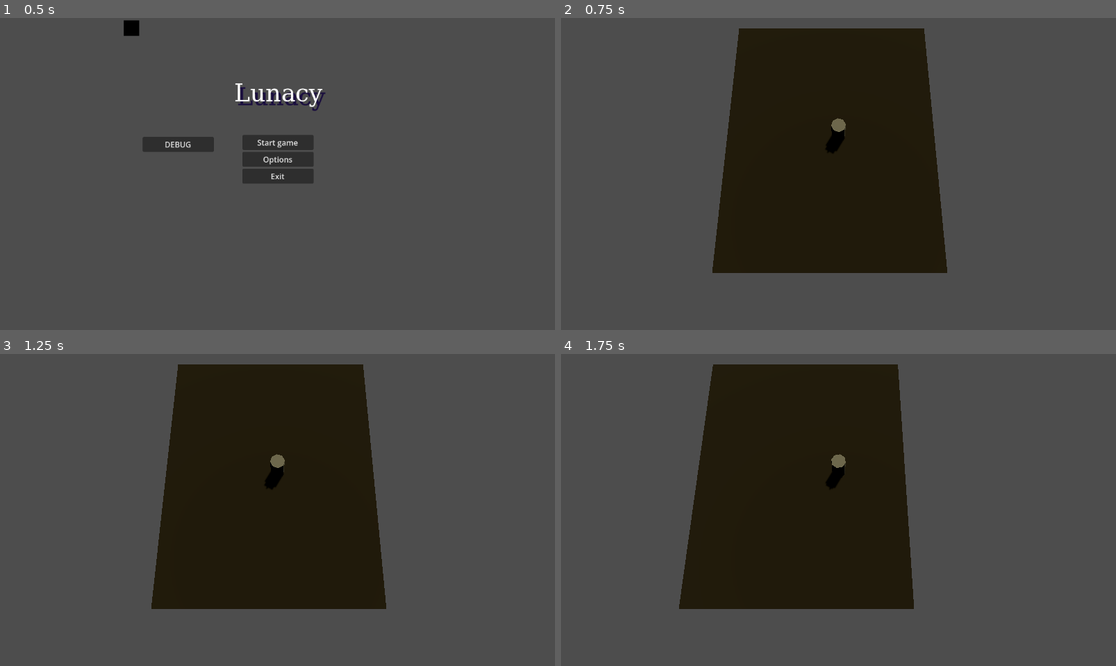
Above: before the commit, frames 1-4 (two rows, left to right).
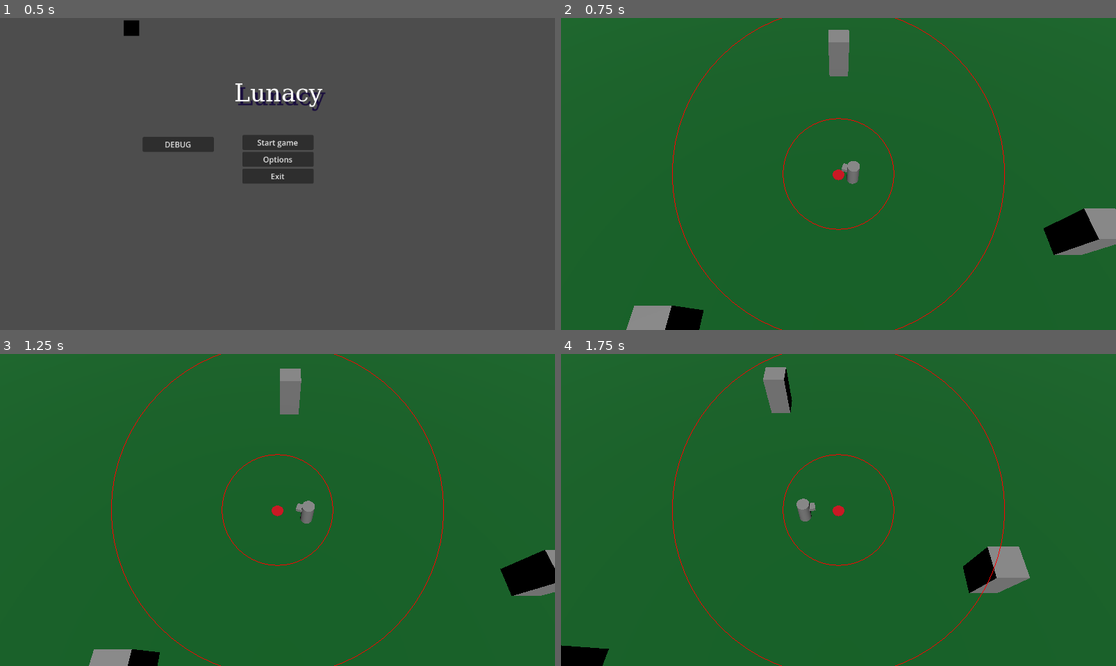
Above: after the commit, the same moments.

Repository: Sufforine/lunacy
Game: Godot game, scene res://scenes/main_menu.tscn
The game is run twice, just before and just after one commit, with the same random seed, the same clock (stepped at 60 frames per second) and the same inputs. Video files are missing from this copy of the repository; at most half a second of black plays in their place.
Inputs (mouse positions are in pixels of both pictures, inside the frame that each line leads up to):
- Up to frame 1 (0.5 s): no input
- Up to frame 2 (0.75 s): click "DEBUG" at 0.5 s
- Up to frame 3 (1.25 s): no input
- Up to frame 4 (1.75 s): move the mouse to (960, 494) at 1.27 s; hold D (move_right) from 1.28 s (still down); click (960, 494) at 1.42 s

Frame 1 is identical in both runs. In frame 2, 100% of the frame differs, in the area x 0-100%, y 0-100%; in frame 3, 100%; in frame 4, 100%.

Commit message:
camera from Duckov

Diff:
--- a/Scripts/Camera/camera.tscn
+++ b/Scripts/Camera/camera.tscn
@@ -1,15 +1,33 @@
-[gd_scene format=3 uid="uid://bl2yw82b40qvk"]
+[gd_scene load_steps=5 format=3 uid="uid://mmnrm4wv6kkk"]
 
-[ext_resource type="Script" uid="uid://1e8tcfivhrh8" path="res://Scripts/Camera/camera_rig.gd" id="1_u5kg4"]
+[ext_resource type="Script" uid="uid://hhc3nta6b7i6" path="res://Scripts/Camera/camera_rig.gd" id="1_yytf5"]
+[ext_resource type="Script" uid="uid://bp4kdot2gu3qu" path="res://Scripts/Camera/camera_debug.gd" id="2_0fqex"]
+[ext_resource type="Script" uid="uid://cmry6e5rx3tk4" path="res://Scripts/Camera/camera_utils.gd" id="3_we5x8"]
 
-[node name="CameraRig" type="Node3D" unique_id=269756323]
-script = ExtResource("1_u5kg4")
+[sub_resource type="StandardMaterial3D" id="StandardMaterial3D_jjvhh"]
+albedo_color = Color(0.8493206, 0, 0.10647873, 1)
+
+[node name="CameraRig" type="Node3D"]
+top_level = true
+script = ExtResource("1_yytf5")
 enabled = true
 enable_cursor_shift = true
 
-[node name="OffsetRig" type="Node3D" parent="." unique_id=1018309025]
-transform = Transform3D(1, 0, 0, 0, 0.94583637, 0.32464385, 0, -0.32464385, 0.94583637, 0, 3.03516, 2.459097)
+[node name="OffsetRig" type="Node3D" parent="."]
 
-[node name="Camera3D" type="Camera3D" parent="OffsetRig" unique_id=900118472]
-transform = Transform3D(1, 0, 0, 0, 0.49999997, 0.86602545, 0, -0.86602545, 0.49999997, 0, 10, 7)
+[node name="Camera3D" type="Camera3D" parent="OffsetRig"]
+transform = Transform3D(1, 0, 0, 0, 0.49999997, 0.86602545, 0, -0.86602545, 0.49999997, 0, 20.006475, 11.432955)
+fov = 60.0
+size = 15.0
 far = 500.0
+
+[node name="OffsetRigDebug" type="CSGCylinder3D" parent="OffsetRig"]
+transform = Transform3D(1, 0, 0, 0, 0.090245426, 0, 0, 0, 1, 0, 0.021585464, 0)
+sides = 16
+material = SubResource("StandardMaterial3D_jjvhh")
+
+[node name="CameraDebug" type="Node2D" parent="."]
+script = ExtResource("2_0fqex")
+
+[node name="CameraUtils" type="Node" parent="."]
+script = ExtResource("3_we5x8")
--- /dev/null
+++ b/Scripts/Camera/camera_debug.gd
@@ -0,0 +1,23 @@
+extends Node2D
+
+@onready var camera_rig = $".."
+@onready var camera_utils = $"../CameraUtils"
+
+func _draw():
+	if not camera_rig or not camera_utils:
+		push_warning("Missing camera or utils")
+		return
+
+	var wp_size = get_viewport().size
+	var screen_center = wp_size / 2
+
+	var near_size = camera_utils.rate_to_pixel(camera_rig.near_radius)
+	draw_circle(screen_center, near_size, Color.RED, false)
+
+	var far_size = camera_utils.rate_to_pixel(camera_rig.far_radius)
+	draw_circle(screen_center, far_size, Color.RED, false)
+
+@warning_ignore("unused_parameter")
+func _process(delta):
+	# Request redraw every frame
+	queue_redraw()
--- a/Scripts/Camera/camera_rig.gd
+++ b/Scripts/Camera/camera_rig.gd
@@ -6,7 +6,10 @@
 @onready var offset_rig = $OffsetRig
 ## Active camera
 @onready var camera = $OffsetRig/Camera3D
-
+## Camera debug overlay
+@onready var camera_debug = $CameraDebug
+## Camera utils
+@onready var utils = $CameraUtils
 
 ## Camera target to focus on
 @export var player: Player
@@ -74,6 +77,9 @@
 
 	global_position = final_pos
 
+	# Recalculate lookahead value for the next iteration
+	var target_shift = _add_cursor_offset()
+	calculate_lookahead(target_shift)
 
 ## Calculate smooth shift toward lookahead position
 func calculate_lookahead(target: Vector3):
@@ -88,7 +94,31 @@
 	_tween.set_ease(Tween.EASE_OUT)
 	_tween.tween_property(self, "_lookahead", target, 0.5)
 
+## Returns a new position considering shift to cursor
+func _add_cursor_offset() -> Vector3:
+	var viewport = get_viewport()
+	var mouse_pos = viewport.get_mouse_position()
+	var center_pos = viewport.get_visible_rect().size / 2
 
+	#
+	# Calculate direction vector from center of screen to cursor
+	# and convert it to the viewport width rate (to make it work on all resolutions)
+	#
+	var offset_vector = mouse_pos - center_pos
+	var offset_rate = utils.pixel_to_rate(round(offset_vector.length()))
+
+	#
+	# Map a value from shift radius range to a shift power range
+	#
+	var shift = remap(offset_rate, near_radius, far_radius, near_shift, far_shift)
+
+	#
+	# Clamp lower value and fix the maximum value
+	# translate into vector space to calculate final shift
+	#
+	var step_shift = step(shift, near_shift, far_shift)
+	var shift_vector = step_shift * offset_vector.normalized();
+	return Vector3(shift_vector.x, 0, shift_vector.y)
 
 func step(value, min_value, max_value):
 	if value < min_value:
--- /dev/null
+++ b/Scripts/Camera/camera_utils.gd
@@ -0,0 +1,17 @@
+#
+# Though it's a simple utility class,
+# we need to extend if a Node to have access to viewport
+#
+extends Node
+## List of utility methods for camera calculations
+class_name CameraUtils
+
+## Covert pixel size into viewport width rate (similar to vw units)
+func pixel_to_rate(value: int) -> int:
+	var wp_size = get_viewport().size
+	return value * 100 / wp_size.x
+
+## Convert from viewport width rate into pixel size
+func rate_to_pixel(value: int) -> int:
+	var wp_size = get_viewport().size
+	return wp_size.x * value / 100
--- /dev/null
+++ b/Scripts/Input/input_manager.gd
@@ -0,0 +1,17 @@
+extends Node
+
+## Returns normalized direction of movement
+func get_input_direction() -> Vector3:
+	var input_dir = Vector3.ZERO
+
+	if Input.is_action_pressed("move_forward"):
+		input_dir.z -= 1
+	if Input.is_action_pressed("move_backward"):
+		input_dir.z += 1
+	if Input.is_action_pressed("move_left"):
+		input_dir.x -= 1
+	if Input.is_action_pressed("move_right"):
+		input_dir.x += 1
+
+	input_dir = input_dir.normalized()
+	return input_dir
--- a/scenes/mission.tscn
+++ b/scenes/mission.tscn
@@ -1,45 +1,49 @@
-[gd_scene format=3 uid="uid://34tutc6qerwc"]
+[gd_scene format=3 uid="uid://b3qxvv8cnwgxo"]
 
-[ext_resource type="Script" uid="uid://bcu0tkuixafso" path="res://Player/player.gd" id="1_nbcaj"]
-[ext_resource type="PackedScene" uid="uid://bl2yw82b40qvk" path="res://Scripts/Camera/camera.tscn" id="2_uxhhj"]
-[ext_resource type="PackedScene" uid="uid://brq3t758nrchs" path="res://scenes/pause_menu.tscn" id="3_cv0tx"]
+[ext_resource type="PackedScene" uid="uid://mmnrm4wv6kkk" path="res://Scripts/Camera/camera.tscn" id="2_bo1nx"]
+[ext_resource type="Script" uid="uid://ifo3cnqiqti7" path="res://Scripts/Player/player.gd" id="4_jjvhh"]
 
-[sub_resource type="StandardMaterial3D" id="StandardMaterial3D_nbcaj"]
-albedo_color = Color(0.15762597, 0.13005483, 0.06703506, 1)
+[sub_resource type="StandardMaterial3D" id="StandardMaterial3D_7u77a"]
+albedo_color = Color(1.3957917e-06, 0.3974248, 0.13629475, 1)
 
-[sub_resource type="CapsuleShape3D" id="CapsuleShape3D_ebncj"]
-radius = 0.42626953
-height = 2.024414
+[sub_resource type="CapsuleShape3D" id="CapsuleShape3D_7u77a"]
 
-[node name="Main" type="Node3D" unique_id=226150206]
+[node name="Main" type="Node3D" unique_id=1324539419]
 
-[node name="environment" type="Node" parent="." unique_id=1200524416]
+[node name="Environment" type="Node" parent="." unique_id=1850370483]
 
-[node name="Ground" type="CSGBox3D" parent="environment" unique_id=460631642]
-transform = Transform3D(5, 0, 0, 0, 0.023, 0, 0, 0, 4.629, -0.5902605, -0.09994364, -0.02190435)
-size = Vector3(3.179657, 10, 4.235077)
-material = SubResource("StandardMaterial3D_nbcaj")
+[node name="Ground" type="CSGBox3D" parent="Environment" unique_id=1765339458]
+transform = Transform3D(159.46626, 0, 0, 0, 0.109848976, 0, 0, 0, 159.46626, 0, -0.03935182, 0)
+material = SubResource("StandardMaterial3D_7u77a")
 
-[node name="DirectionalLight3D" type="DirectionalLight3D" parent="environment" unique_id=184489667]
-transform = Transform3D(-0.8660254, -0.43301278, 0.25, 0, 0.49999997, 0.86602545, -0.50000006, 0.75, -0.43301266, 0, 0, 0)
-light_color = Color(0.76558864, 0.72944033, 0.548492, 1)
-shadow_enabled = true
+[node name="DirectionalLight3D" type="DirectionalLight3D" parent="Environment" unique_id=743627005]
+transform = Transform3D(1, 0, 0, 0, 0.54976654, 0.8353183, 0, -0.8353183, 0.54976654, 0, 9.144337, 0)
 
-[node name="Player" type="CharacterBody3D" parent="." unique_id=1604413574]
-transform = Transform3D(1, 0, 0, 0, 1, 0, 0, 0, 1, 0, 0.7367828, 0)
-script = ExtResource("1_nbcaj")
+[node name="Column" type="CSGBox3D" parent="Environment" unique_id=2067663866]
+transform = Transform3D(1, 0, 0, 0, 1, 0, 0, 0, 1, -11.107869, 1.9654582, 10.945772)
+size = Vector3(2, 4, 2)
 
-[node name="Body" type="CSGCylinder3D" parent="Player" unique_id=992610557]
-transform = Transform3D(1, 0, 0, 0, 1, 0, 0, 0, 1, 0, 0.27936244, 0)
+[node name="Column2" type="CSGBox3D" parent="Environment" unique_id=466518459]
+transform = Transform3D(1, 0, 0, 0, 1, 0, 0, 0, 1, -1.1530323, 1.9654582, -13.636396)
+size = Vector3(2, 4, 2)
 
-[node name="CollisionShape3D" type="CollisionShape3D" parent="Player" unique_id=49067132]
-transform = Transform3D(1, 0, 0, 0, 1, 0, 0, 0, 1, 0.07881653, 0.2788086, 0)
-shape = SubResource("CapsuleShape3D_ebncj")
+[node name="Column3" type="CSGBox3D" parent="Environment" unique_id=1041366786]
+transform = Transform3D(1, 0, 0, 0, 1, 0, 0, 0, 1, 15.500141, 1.9654582, 5.3566685)
+size = Vector3(2, 4, 2)
 
-[node name="CameraRig" parent="Player" unique_id=269756323 node_paths=PackedStringArray("player") instance=ExtResource("2_uxhhj")]
-top_level = true
+[node name="Player" type="CharacterBody3D" parent="." unique_id=1664162560]
+script = ExtResource("4_jjvhh")
+
+[node name="Body" type="CSGCylinder3D" parent="Player" unique_id=2064365457]
+transform = Transform3D(1, 0, 0, 0, 1, 0, 0, 0, 1, 0, 1.020128, 0)
+sides = 16
+
+[node name="Beak" type="CSGBox3D" parent="Player" unique_id=74011822]
+transform = Transform3D(0.55359936, 0, 0, 0, 0.33874202, 0, 0, 0, 1, 0, 1.4096835, -0.41314787)
+
+[node name="Collision" type="CollisionShape3D" parent="Player" unique_id=1991275495]
+transform = Transform3D(1.53, 0, 0, 0, 1.53, 0, 0, 0, 1.53, 0, 0.95863795, 0)
+shape = SubResource("CapsuleShape3D_7u77a")
+
+[node name="CameraRig" parent="Player" unique_id=1214719725 node_paths=PackedStringArray("player") instance=ExtResource("2_bo1nx")]
 player = NodePath("..")
-
-[node name="CanvasLayer" type="CanvasLayer" parent="." unique_id=1811784069]
-
-[node name="pause_menu" parent="CanvasLayer" unique_id=1310243284 instance=ExtResource("3_cv0tx")]
Not shown, removed: Player/player.gd.uid
Not shown, added: Scripts/Camera/camera_debug.gd.uid
Not shown, changed: Scripts/Camera/camera_rig.gd.uid
Not shown, added: Scripts/Camera/camera_utils.gd.uid
Not shown, added: Scripts/Input/input_manager.gd.uid
Renamed: Player/player.gd -> Scripts/Player/player.gd
Not shown, added: Scripts/Player/player.gd.uid
Not shown, added: .gitignore
